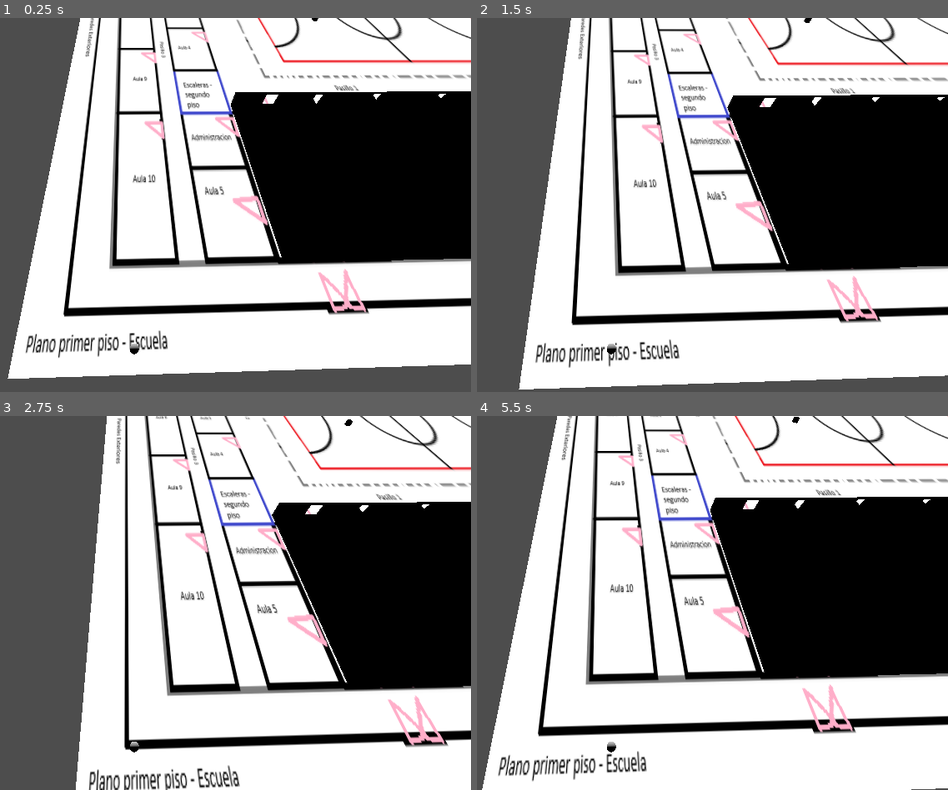
Above: before the commit, frames 1-4 (two rows, left to right).
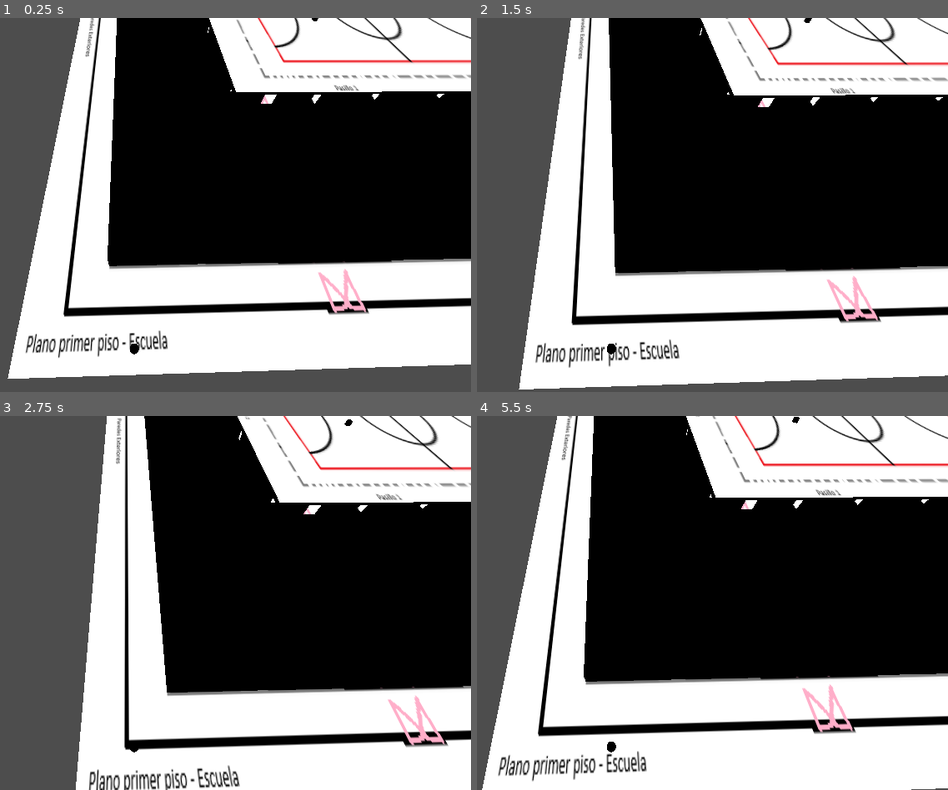
Above: after the commit, the same moments.

Repository: Ilycas/simulacion-y-modelo-proyecto
Game: Godot game, scene res://escuela.tscn
The game is run twice, just before and just after one commit, with the same random seed, the same clock (stepped at 60 frames per second) and the same inputs.
Inputs:
- Up to frame 1 (0.25 s): no input
- Up to frame 2 (1.5 s): tap Enter at 0.5 s; hold D 0.53-1.28 s; tap Space at 0.77 s; hold S from 1.28 s (still down)
- Up to frame 3 (2.75 s): tap Space at 1.52 s; release S at 2.03 s; hold D from 2.03 s (still down)
- Up to frame 4 (5.5 s): release D at 2.78 s; hold W 2.78-3.53 s; tap Space at 3.02, 3.77, 4.52 s; hold A 3.53-5.03 s; hold S from 5.03 s (still down)

The runs differ from the first frame. In frame 1, 17% of the frame differs, in the area x 22-95%, y 0-89%; in frame 2, 18%; in frame 3, 20%, in the area x 27-92%, y 0-89%; in frame 4, 19%.

Commit message:
finalizacion de los bloques principales
bloque sur cnetral y oeste

Diff:
--- a/primer_piso.tscn
+++ b/Bloque_sur.tscn
@@ -8,7 +8,7 @@
 size = Vector3(162.23413, 3, 33.309)
 
 [node name="Recepcion" type="CSGBox3D" parent="Bloque_Sur" unique_id=1510002706]
-transform = Transform3D(0.87582594, 0, 0, 0, 1, 0, 0, 0, 1, 67.25933, 0.3247118, 0.38549805)
+transform = Transform3D(0.87582594, 0, 0, 0, 1, 0, 0, 0, 1, 67.25933, 0.32471085, 0.38549805)
 operation = 2
 size = Vector3(31.234, 3, 32.376)
 
@@ -18,22 +18,22 @@
 size = Vector3(23.148895, 3, 16.479252)
 
 [node name="Control_estudio" type="CSGBox3D" parent="Bloque_Sur" unique_id=1060674655]
-transform = Transform3D(0.99999964, 0, 0, 0, 0.9999908, 0, 0, 0, 0.99999034, 41.80918, 0.42743295, -8.195595)
+transform = Transform3D(0.9999997, 0, 0, 0, 0.9999908, 0, 0, 0, 0.99999034, 41.80918, 0.427433, -7.83897)
 operation = 2
-size = Vector3(23.148895, 3, 16.479252)
+size = Vector3(23.148895, 3, 15.765993)
 
 [node name="Hueco_Aula2" type="CSGBox3D" parent="Bloque_Sur" unique_id=1855819950]
-transform = Transform3D(1, 0, 0, 0, 1, 0, 0, 0, 1, 17.957115, 0.37458324, 0.38589478)
+transform = Transform3D(1, 0, 0, 0, 1, 0, 0, 0, 1, 17.957115, 0.3745842, 0.38589478)
 operation = 2
 size = Vector3(24.287, 3, 32.375)
 
 [node name="Hueco_Aula3" type="CSGBox3D" parent="Bloque_Sur" unique_id=1210699969]
-transform = Transform3D(0.99999976, 0, 0, 0, 1, 0, 0, 0, 0.9999878, -15.250357, 0.3193407, 0.3858719)
+transform = Transform3D(0.9999998, 0, 0, 0, 1, 0, 0, 0, 0.9999878, -15.250355, 0.31933975, 0.3858719)
 operation = 2
 size = Vector3(41.267666, 3, 32.375)
 
 [node name="Hueco_Aula4" type="CSGBox3D" parent="Bloque_Sur" unique_id=1427524256]
-transform = Transform3D(0.9999998, 0, 0, 0, 1, 0, 0, 0, 0.9999931, -58.667866, 0.3952074, 0.3858757)
+transform = Transform3D(0.9999998, 0, 0, 0, 1, 0, 0, 0, 0.9999932, -58.667866, 0.39520645, 0.3858757)
 operation = 2
 size = Vector3(44.050102, 3, 32.375)
 
@@ -41,6 +41,16 @@
 transform = Transform3D(1, 0, 0, 0, 1, 0, 0, 0, 1, 45.05703, -54.24401, -57.736897)
 operation = 2
 size = Vector3(4.079297, 2.1, 0.85388184)
+
+[node name="Puerta_Aula5" type="CSGBox3D" parent="." unique_id=2126019366]
+transform = Transform3D(-4.3711392e-08, 0, -1, 0, 1, 0, 0.9999999, 0, -4.3711392e-08, 57.917942, -54.33132, -32.19225)
+operation = 2
+size = Vector3(2, 2.1, 2.5)
+
+[node name="Puerta_Aula6" type="CSGBox3D" parent="." unique_id=286325267]
+transform = Transform3D(-4.3711392e-08, 0, -1, 0, 1, 0, 0.9999999, 0, -4.3711392e-08, 57.917942, -54.33132, -50.528553)
+operation = 2
+size = Vector3(2, 2.1, 2.5)
 
 [node name="Puerta_Control_estudio" type="CSGBox3D" parent="." unique_id=1559069146]
 transform = Transform3D(-4.371139e-08, 0, -1, 0, 1, 0, 1, 0, -4.371139e-08, 32.890297, -54.24401, -50.869057)
--- /dev/null
+++ b/bloque_central.tscn
@@ -0,0 +1,67 @@
+[gd_scene format=3 uid="uid://bylsoyawfw17x"]
+
+[node name="Bloque_Central" type="CSGCombiner3D" unique_id=1241290368]
+
+[node name="Bloque" type="CSGBox3D" parent="." unique_id=1643083679]
+transform = Transform3D(1, 0, 0, 0, 1, 0, 0, 0, 1, 0.47727203, 0.7659426, -2.8616333)
+size = Vector3(10.436, 2.869629, 99.012)
+
+[node name="Hueco_Aula8" type="CSGBox3D" parent="Bloque" unique_id=686432359]
+transform = Transform3D(1, 0, 0, 0, 1, 0, 0, 0, 1, 0.109752655, 0.14328432, -41.251373)
+operation = 2
+size = Vector3(9.799534, 3, 15.727615)
+
+[node name="Hueco_Administracion" type="CSGBox3D" parent="Bloque" unique_id=148489703]
+transform = Transform3D(1, 0, 0, 0, 1, 0, 0, 0, 1, 0.111846924, 0.14328432, -25.194214)
+operation = 2
+size = Vector3(9.795342, 3, 15.727615)
+
+[node name="Mantenimiento" type="CSGBox3D" parent="Bloque" unique_id=2010316591]
+transform = Transform3D(1, 0, 0, 0, 1, 0, 0, 0, 1, 0.109752655, 0.14328432, -11.289003)
+operation = 2
+size = Vector3(9.799534, 3, 11.7211075)
+
+[node name="Hueco_Aula4" type="CSGBox3D" parent="Bloque" unique_id=189441573]
+transform = Transform3D(1, 0, 0, 0, 1, 0, 0, 0, 1, 0.109752655, 0.14328432, 4.459401)
+operation = 2
+size = Vector3(9.799534, 3, 19.135822)
+
+[node name="Hueco_Aula5" type="CSGBox3D" parent="Bloque" unique_id=1780561273]
+transform = Transform3D(1, 0, 0, 0, 1, 0, 0, 0, 1, 0.109752655, 0.14328432, 22.882412)
+operation = 2
+size = Vector3(9.799534, 3, 17.23112)
+
+[node name="Hueco_Aula6" type="CSGBox3D" parent="Bloque" unique_id=841411992]
+transform = Transform3D(1, 0, 0, 0, 1, 0, 0, 0, 1, 0.109752655, 0.14328432, 40.63696)
+operation = 2
+size = Vector3(9.799534, 3, 17.466022)
+
+[node name="Puerta_Aula3" type="CSGBox3D" parent="Bloque" unique_id=1204090589]
+transform = Transform3D(-4.371139e-08, 0, -1, 0, 1, 0, 1, 0, -4.3711392e-08, -4.9158554, -0.06555557, -42.127674)
+operation = 2
+size = Vector3(2.0161133, 2.1, 0.71487427)
+
+[node name="Puerta_Administracion" type="CSGBox3D" parent="Bloque" unique_id=1449084957]
+transform = Transform3D(-4.371139e-08, 0, -1, 0, 1, 0, 1, 0, -4.3711392e-08, -4.9158554, -0.06555557, -24.341146)
+operation = 2
+size = Vector3(2.010254, 2.1, 0.71487427)
+
+[node name="Puerta_mantenimiento" type="CSGBox3D" parent="Bloque" unique_id=1792192670]
+transform = Transform3D(-4.371139e-08, 0, -1, 0, 1, 0, 1, 0, -4.3711392e-08, -4.9508204, -0.06555557, -15.653199)
+operation = 2
+size = Vector3(2, 2.1, 0.80651855)
+
+[node name="Puerta_Aula4" type="CSGBox3D" parent="Bloque" unique_id=1894821612]
+transform = Transform3D(-4.371139e-08, 0, -1, 0, 1, 0, 1, 0, -4.3711392e-08, -4.9508214, -0.06555557, 9.930923)
+operation = 2
+size = Vector3(2, 2.1, 0.80651855)
+
+[node name="Puerta_Aula5" type="CSGBox3D" parent="Bloque" unique_id=1839180688]
+transform = Transform3D(-4.371139e-08, 0, -1, 0, 1, 0, 1, 0, -4.3711392e-08, -4.9508224, -0.06555557, 27.653772)
+operation = 2
+size = Vector3(2, 2.1, 0.80651855)
+
+[node name="Puerta_Aula6" type="CSGBox3D" parent="Bloque" unique_id=1078733190]
+transform = Transform3D(-4.371139e-08, 0, -1, 0, 1, 0, 1, 0, -4.3711392e-08, -4.950823, -0.06555557, 36.667717)
+operation = 2
+size = Vector3(2, 2.1, 0.80651855)
--- /dev/null
+++ b/bloque_oeste.tscn
@@ -0,0 +1,67 @@
+[gd_scene format=3 uid="uid://2w0tdp533ecb"]
+
+[node name="Bloque_Oeste" type="CSGCombiner3D" unique_id=1846418678]
+
+[node name="Bloque" type="CSGBox3D" parent="." unique_id=1267439583]
+transform = Transform3D(1, 0, 0, 0, 1, 0, 0, 0, 1, 48.064842, 0.40891027, 0.82424927)
+size = Vector3(12.823, 3, 106.02)
+
+[node name="Pasillo" type="CSGBox3D" parent="Bloque" unique_id=1137253972]
+transform = Transform3D(0.99999964, 0, 0, 0, 0.9999908, 0, 0, 0, 0.99999034, -4.665058, 0.42743295, -0.25741607)
+operation = 2
+size = Vector3(3.1746502, 3, 104.74521)
+
+[node name="Hueco_Aula7" type="CSGBox3D" parent="Bloque" unique_id=8979484]
+transform = Transform3D(0.99999964, 0, 0, 0, 0.9999908, 0, 0, 0, 0.99999034, 1.6503601, 0.42743295, 39.974358)
+operation = 2
+size = Vector3(8.478142, 3, 24.27771)
+
+[node name="Hueco_Aula8" type="CSGBox3D" parent="Bloque" unique_id=215051285]
+transform = Transform3D(0.99999964, 0, 0, 0, 0.9999908, 0, 0, 0, 0.99999034, 1.6503601, 0.42743295, 13.921901)
+operation = 2
+size = Vector3(8.478142, 3, 27.402832)
+
+[node name="Hueco_Aula9" type="CSGBox3D" parent="Bloque" unique_id=259940433]
+transform = Transform3D(0.99999964, 0, 0, 0, 0.9999908, 0, 0, 0, 0.99999034, 1.6503601, 0.42743295, -11.366522)
+operation = 2
+size = Vector3(8.478142, 3, 22.91504)
+
+[node name="Hueco_Aula10" type="CSGBox3D" parent="Bloque" unique_id=302069075]
+transform = Transform3D(0.99999964, 0, 0, 0, 0.9999908, 0, 0, 0, 0.99999034, 1.6503601, 0.42743295, -37.87746)
+operation = 2
+size = Vector3(8.478142, 3, 29.504396)
+
+[node name="Entrada A" type="CSGBox3D" parent="Bloque" unique_id=1973921478]
+transform = Transform3D(-4.371139e-08, 0, -1, 0, 1, 0, 1, 0, -4.3711392e-08, -4.0996895, 0, -52.812946)
+operation = 2
+size = Vector3(0.59716797, 2.1, 1.4257813)
+
+[node name="Entrada Aula10" type="CSGBox3D" parent="Bloque" unique_id=412486902]
+transform = Transform3D(-1, 0, 8.742278e-08, 0, 1, 0, -8.742278e-08, 0, -1, -2.7701378, 0, -26.429865)
+operation = 2
+size = Vector3(0.7105713, 2.1, 1.4257813)
+
+[node name="Entrada Aula9" type="CSGBox3D" parent="Bloque" unique_id=1044978989]
+transform = Transform3D(-1, 0, 8.742278e-08, 0, 1, 0, -8.742278e-08, 0, -1, -2.77014, 0, -2.6668053)
+operation = 2
+size = Vector3(0.7105713, 2.1, 1.4257813)
+
+[node name="Entrada Aula8" type="CSGBox3D" parent="Bloque" unique_id=865681484]
+transform = Transform3D(-1, 0, 8.742278e-08, 0, 1, 0, -8.742278e-08, 0, -1, -2.7701423, 0, 24.701143)
+operation = 2
+size = Vector3(0.7105713, 2.1, 1.4257813)
+
+[node name="Entrada Aula7" type="CSGBox3D" parent="Bloque" unique_id=1807663131]
+transform = Transform3D(-1, 0, 8.742278e-08, 0, 1, 0, -8.742278e-08, 0, -1, -2.7701445, 0, 49.45692)
+operation = 2
+size = Vector3(0.7105713, 2.1, 1.4257813)
+
+[node name="Entrada B" type="CSGBox3D" parent="Bloque" unique_id=2138003523]
+transform = Transform3D(-4.371139e-08, 0, -1, 0, 1, 0, 1, 0, -4.3711392e-08, -6.1881905, 0.32974863, 49.282513)
+operation = 2
+size = Vector3(5.6706543, 2.7594972, 1.4257813)
+
+[node name="Puerta_Aula2" type="CSGBox3D" parent="Bloque" unique_id=1196435564]
+transform = Transform3D(-4.371139e-08, 0, -1, 0, 1, 0, 1, 0, -4.3711392e-08, -4.0996895, 0, -52.11153)
+operation = 2
+size = Vector3(2, 2.1, 1.4257813)
--- a/escuela.tscn
+++ b/escuela.tscn
@@ -2,7 +2,9 @@
 
 [ext_resource type="Script" uid="uid://bhc3htsqyd8aw" path="res://estudiante.gd" id="1_awtwk"]
 [ext_resource type="Texture2D" uid="uid://b3lwrvtx1elab" path="res://Plano.png" id="2_7pst4"]
-[ext_resource type="PackedScene" uid="uid://c6tihpamj7gw2" path="res://primer_piso.tscn" id="3_jdjiw"]
+[ext_resource type="PackedScene" uid="uid://c6tihpamj7gw2" path="res://Bloque_sur.tscn" id="3_jdjiw"]
+[ext_resource type="PackedScene" uid="uid://2w0tdp533ecb" path="res://bloque_oeste.tscn" id="4_oxlh1"]
+[ext_resource type="PackedScene" uid="uid://bylsoyawfw17x" path="res://bloque_central.tscn" id="5_mt2cc"]
 
 [sub_resource type="BoxMesh" id="BoxMesh_8fxs5"]
 
@@ -75,8 +77,11 @@
 axis = 1
 texture = ExtResource("2_7pst4")
 
-[node name="Primer Piso" parent="." unique_id=1846529155 instance=ExtResource("3_jdjiw")]
-transform = Transform3D(0.57015145, 0, 0, 0, 1, 0, 0, 0, 0.9695643, -1.7965441, 54.865444, 4.016754)
+[node name="Bloque_sur" parent="." unique_id=1846529155 instance=ExtResource("3_jdjiw")]
+transform = Transform3D(0.57015145, 0, 0, 0, 1, 0, 0, 0, 0.9695643, -1.4780607, 54.86968, 4.016754)
 
-[node name="DirectionalLight3D" type="DirectionalLight3D" parent="." unique_id=1309356646]
-transform = Transform3D(1, 0, 0, 0, 1, 0, 0, 0, 1, 0, 56.73352, 0)
+[node name="Bloque_Oeste" parent="." unique_id=1846418678 instance=ExtResource("4_oxlh1")]
+transform = Transform3D(1, 0, 0, 0, 1, 0, 0, 0, 1, 0, 0.17840767, -0.1729126)
+
+[node name="Bloque_Central" parent="." unique_id=1241290368 instance=ExtResource("5_mt2cc")]
+transform = Transform3D(1, 0, 0, 0, 1, 0, 0, 0, 1, 36.00224, 0, 0)
